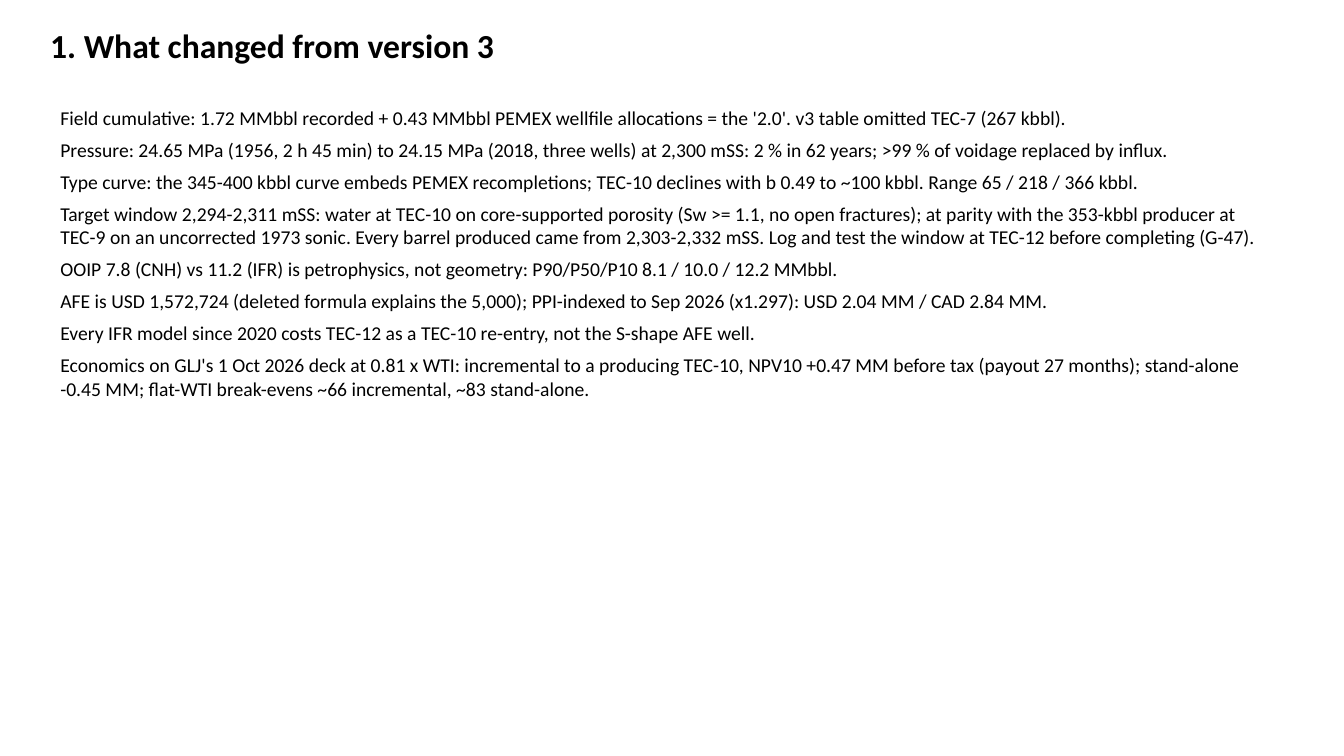
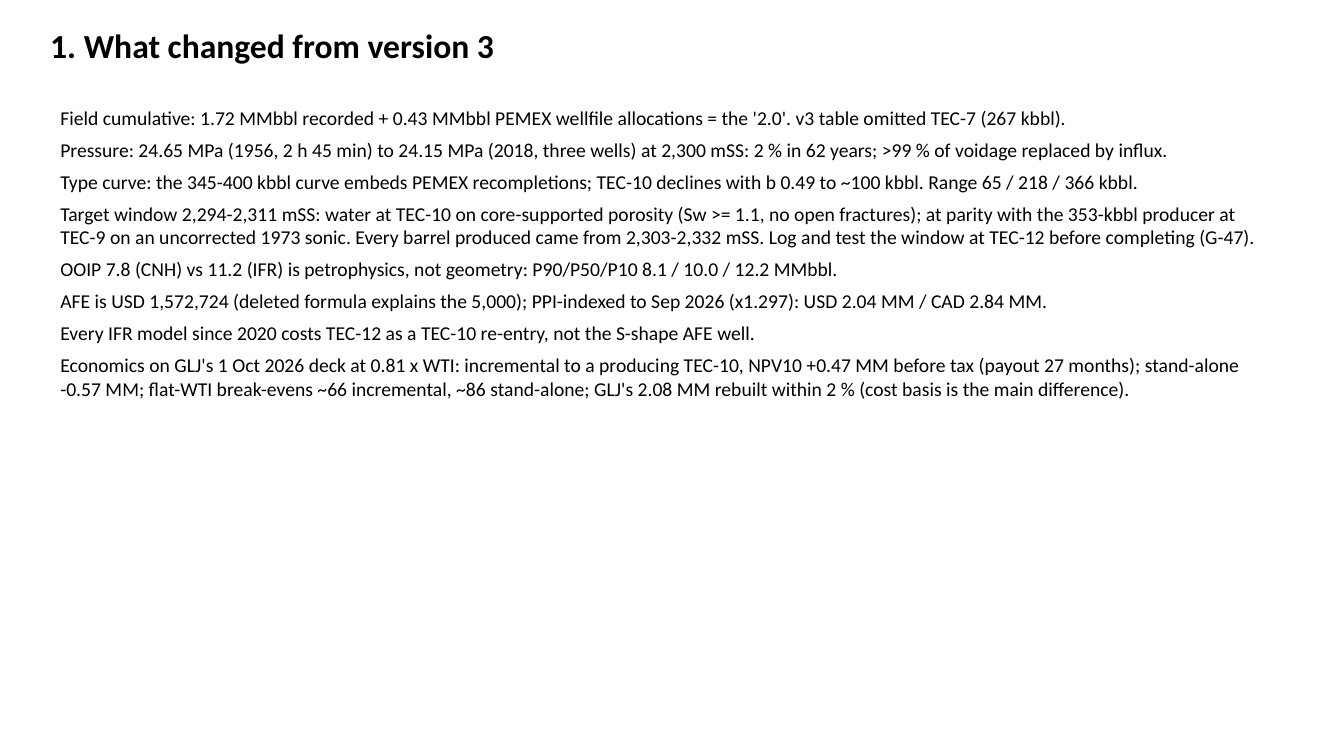
Before and after one commit to gunner1976/git_practice, a slide deck: slide 2 of docs/Tecolutla_TEC12_Handover.pptx. Drawn at 1344x756 pixels with LibreOffice and Linux fonts; fonts in the diff are those of the drawing. Boxes give left, top, right and bottom in pixels: in the first picture for what was removed or moved away, otherwise in the second. Text is boxed around its words. In the diff, an @@ line names an element or a change of style, - is before the commit and + after.

```diff
--- a/docs/Tecolutla_TEC12_Handover.pptx
+++ b/docs/Tecolutla_TEC12_Handover.pptx
@@ text at box(60, 358, 1239, 399): text changed @@
-Economics on GLJ's 1 Oct 2026 deck at 0.81 x WTI: incremental to a producing TEC-10, NPV10 +0.47 MM before tax (payout 27 months); stand-alone -0.45 MM; flat-WTI break-evens ~66 incremental, ~83 stand-alone.
+Economics on GLJ's 1 Oct 2026 deck at 0.81 x WTI: incremental to a producing TEC-10, NPV10 +0.47 MM before tax (payout 27 months); stand-alone -0.57 MM; flat-WTI break-evens ~66 incremental, ~86 stand-alone; GLJ's 2.08 MM rebuilt within 2 % (cost basis is the main difference).
```
Also in this commit, not shown: 1 other slide changed, 4 other files.
